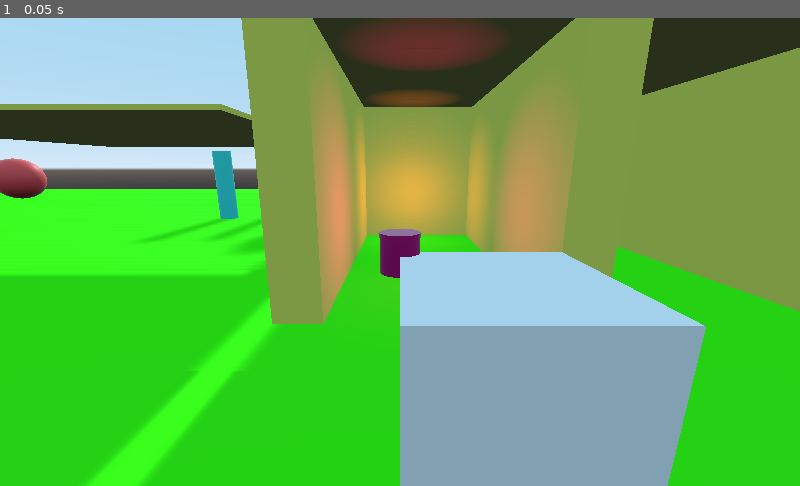
Above: before the commit, frame 1.
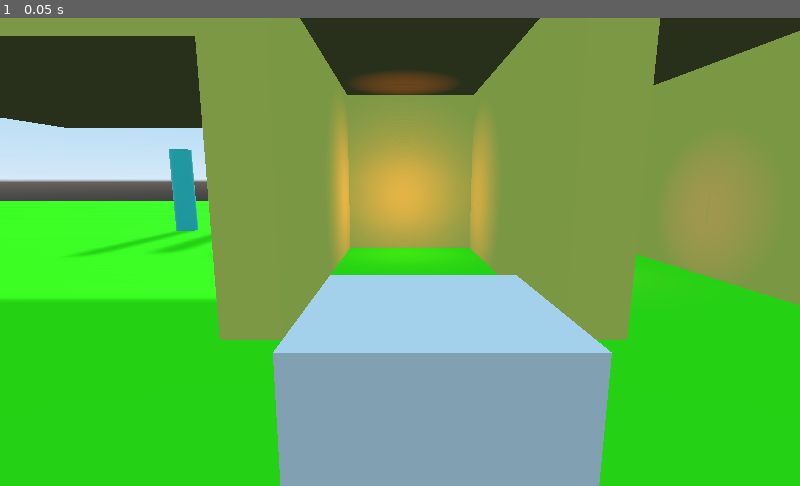
Above: after the commit, the same moment.

Repository: binaryorange/ECC
Game: Godot game, scene res://Testing.tscn
Two runs of this game, one before a commit and one after it. Both use one fixed random seed, a clock stepped at 60 frames per second and the inputs below.
Inputs:
- Up to frame 1 (0.05 s): no input

The runs differ from the first frame. In frame 1, 40% of the frame differs, in the area x 0-100%, y 0-100%.

Commit message:
REFACTOR: Changed a lot of shit
Exactly what it says in the description.

Diff:
--- a/ECC_Controller.gd
+++ b/ECC_Controller.gd
@@ -19,9 +19,17 @@
 # so that we don't clip to ourselves!
 export (NodePath) var ClipCameraException
 
+# this will capture our raycast node
+export (NodePath) var RayCastNode
+
+export (NodePath) var RaycastPoint
+
 # export our zoom levels in an array
 export(Array, NodePath) var ZoomLevels
 
+# export our lerpweight for the camera
+export (float) var LerpWeight = 0.03
+
 # export our rotational speed
 export (float) var RotationSpeed = 2.0
 
@@ -29,11 +37,20 @@
 export (float) var MaxOccludeDistance = 5.0
 
 # export our max and min camera angles
-export (float) var MaxCameraAngle = 35
-export (float) var MinCameraAngle = -70
+export (float) var MaxCameraAngle = 70
+export (float) var MinCameraAngle = -35
 
 # export our clip offset multiplier
 export (float) var ClipOffsetMultiplier = 1
+
+# export our view cam distance modifier
+export (float) var ViewCamDistanceModifier = 0.15
+
+export (Vector3) var RayCastCastDistance
+
+# allow the user to determine if there will be smoothing when pulling ahead
+export (bool) var EnablePullAheadSmoothing = false
+export (float) var PullAheadWeight = 0.2
 
 
 # our local variables
@@ -42,13 +59,17 @@
 var zoom : int = 0
 var clip_cam
 var view_cam
-var is_clipping : bool = false
+var is_clipping : bool = true
 var y_gimbal
 var x_gimbal
 var max_zoom_level
-
-
-
+var zoom_level_array = []
+var gimbal_offset
+var raycast
+var raycast_point
+
+# hide these when we are running the game
+var helper_mesh
 
 # Called when the node enters the scene tree for the first time.
 func _ready():
@@ -56,19 +77,43 @@
 	# grab our nodes
 	y_gimbal = self
 	x_gimbal = $"X Gimbal"
-
 	view_cam = get_node(ViewCamera)
 	clip_cam = get_node(ClipCamera)
-
-	# first set as top level
-
-	pass # Replace with function body.
+	helper_mesh = $"X Gimbal/HelperMesh"
+	raycast = get_node(RayCastNode)
+	raycast_point = get_node(RaycastPoint)
+
+	# set our helper meshes to be invisible
+	helper_mesh.visible = false
+
+	# set gimbal as top level
+	self.set_as_toplevel(true)
+
+	# store the offset of the gimbal relative to its parent node
+	gimbal_offset = self.transform.origin - get_parent().transform.origin
+
+	# add the zoom nodes to the array
+	for z in ZoomLevels.size():
+		zoom_level_array.insert(z, get_node(ZoomLevels[z]).transform.origin.z)
+
+
+	# ensure we set the max zoom level for the zoom array
+	max_zoom_level = ZoomLevels.size()
+
+	# set the default zoom level of the cameras
+	clip_cam.transform.origin.z = zoom_level_array[0]
+	view_cam.transform.origin.z += ViewCamDistanceModifier
+
+	# add the ClipCameraException node
+	clip_cam.add_exception(get_node(ClipCameraException))
+	raycast.add_exception(get_node(ClipCameraException))
 
 # Called every frame. 'delta' is the elapsed time since the previous frame.
 func _process(delta):
 	_get_input()
 	_update_camera(delta)
 
+# get our input for the camera
 func _get_input():
 	# store the right movement
 	cam_right = Input.get_action_strength("cam_look_right") - Input.get_action_strength("cam_look_left")
@@ -76,8 +121,25 @@
 	# store the up movement
 	cam_up = Input.get_action_strength("cam_look_down") - Input.get_action_strength("cam_look_up")
 
-
+	# zoom the camera
+	if Input.is_action_just_pressed("zoom"):
+
+		# check that the zoom level isn't past the cap
+		if zoom >= max_zoom_level - 1:
+			zoom = 0
+		else:
+			zoom += 1
+
+		print(zoom)
+
+# update the camera's position and rotation
 func _update_camera(delta):
+
+	# position the gimbal to the player's position, plus the position of the gimbal
+	self.transform.origin = get_parent().transform.origin + gimbal_offset
+
+	# position the clip cam
+	clip_cam.transform.origin.z = zoom_level_array[zoom]
 
 	# clamp the x rotation
 	var x_gimbal_rotation = x_gimbal.rotation_degrees
@@ -87,3 +149,59 @@
 	# set the rotational values of the gimbals
 	self.rotate_y(cam_right * RotationSpeed * delta)
 	x_gimbal.rotate_x(cam_up * RotationSpeed * delta)
+
+	# now check for occluding geometry
+	_check_for_occlusion()
+
+# check for occluding objects by casting a ray back to the player
+func _check_for_occlusion():
+	# store the gimbal's x rotation
+	var x_rot = x_gimbal.rotation_degrees.x
+
+	# cast a ray from the RayCast node
+	raycast.set_cast_to(RayCastCastDistance)
+
+	# check if it's hitting anything
+	if raycast.is_colliding():
+		if !raycast.get_collider().is_in_group("Player"):
+			print("hit " + raycast.get_collider().name)
+
+			var hit_pos = raycast.get_collision_point()
+			var difference = (view_cam.global_transform.origin - hit_pos)
+			var distance = difference.length()
+
+			if distance < MaxOccludeDistance:
+				is_clipping = true
+			else:
+				# check to see if we are rotating the camera. if we aren't, clip then
+				if cam_right == 0 and cam_up == 0:
+					is_clipping = true
+				else:
+					is_clipping = false
+	else:
+		# otherwise, always make sure we clip!
+		is_clipping = true
+
+	# if we are clipping, set the view cam's local z to the clip cam's information
+	if is_clipping:
+
+		# get the clip cam's clip offset
+		var clip_offset = clip_cam.get_clip_offset()
+
+		# set the view cam's position
+		if clip_offset > 0:
+
+			# smooth out the clipping of the camera
+			if EnablePullAheadSmoothing:
+				view_cam.transform.origin.z = lerp(view_cam.transform.origin.z,
+				zoom_level_array[zoom] + ViewCamDistanceModifier + clip_offset * ClipOffsetMultiplier,
+				PullAheadWeight)
+			else:
+
+				# instantly clip to show the target
+				view_cam.transform.origin.z = zoom_level_array[zoom] + ViewCamDistanceModifier + clip_offset * ClipOffsetMultiplier
+
+		else:
+			view_cam.transform.origin.z = lerp(view_cam.transform.origin.z,
+			zoom_level_array[zoom] + ViewCamDistanceModifier,
+			LerpWeight)
--- a/TestPlayer.tscn
+++ b/TestPlayer.tscn
@@ -12,42 +12,60 @@
 
 [sub_resource type="CapsuleMesh" id=3]
 
-[sub_resource type="CylinderMesh" id=4]
+[sub_resource type="CylinderMesh" id=7]
 
 [node name="TestPlayer" type="KinematicBody" groups=[
 "Player",
 ]]
 script = ExtResource( 2 )
 
-[node name="CollisionShape" type="CollisionShape" parent="."]
+[node name="CollisionShape" type="CollisionShape" parent="." groups=[
+"Player",
+]]
 shape = SubResource( 1 )
 
-[node name="Body" type="MeshInstance" parent="."]
+[node name="Body" type="MeshInstance" parent="." groups=[
+"Player",
+]]
 mesh = SubResource( 2 )
 material/0 = null
 
-[node name="Nose" type="MeshInstance" parent="Body"]
+[node name="Nose" type="MeshInstance" parent="Body" groups=[
+"Player",
+]]
 transform = Transform( 0.5, 0, 0, 0, 0.5, 0, 0, 0, 0.25, 0, 1.25, 1 )
 mesh = SubResource( 3 )
 material/0 = null
 
-[node name="DebugCamera" type="Camera" parent="."]
-transform = Transform( -4.37114e-008, 0, 1, 0, 1, 0, -1, 0, -4.37114e-008, 16.31, 3, -5.48363e-006 )
-current = true
-
-[node name="Y Gimbal" type="Spatial" parent="."]
-transform = Transform( 1, 0, 0, 0, 1, 0, 0, 0, 1, 1, 2, 1 )
+[node name="Y Gimbal" type="Spatial" parent="." groups=[
+"Player",
+]]
+transform = Transform( 1, 0, 0, 0, 1, 0, 0, 0, 1, 0.25, 2, 0.25 )
 script = ExtResource( 3 )
 ViewCamera = NodePath("X Gimbal/ViewCamera")
 ClipCamera = NodePath("X Gimbal/ClipCameraTarget/ClippedCamera")
 ClipCameraException = NodePath("..")
+RayCastNode = NodePath("X Gimbal/RayCast")
+RaycastPoint = NodePath("X Gimbal/ClipCameraTarget/RaycastPoint")
 ZoomLevels = [ NodePath("X Gimbal/ClipCameraTarget/Zoom1"), NodePath("X Gimbal/ClipCameraTarget/Zoom2"), NodePath("X Gimbal/ClipCameraTarget/Zoom3") ]
+RotationSpeed = 1.75
+MaxOccludeDistance = 3.0
+MaxCameraAngle = 70.0
+MinCameraAngle = -45.0
+ClipOffsetMultiplier = 1.0
+ViewCamDistanceModifier = 1.5
+RayCastCastDistance = Vector3( 0, 0, 9 )
+EnablePullAheadSmoothing = true
 
-[node name="X Gimbal" type="Spatial" parent="Y Gimbal"]
+[node name="X Gimbal" type="Spatial" parent="Y Gimbal" groups=[
+"Player",
+]]
 
-[node name="HelperMesh" type="MeshInstance" parent="Y Gimbal/X Gimbal"]
+[node name="HelperMesh" type="MeshInstance" parent="Y Gimbal/X Gimbal" groups=[
+"Player",
+]]
 transform = Transform( 0.25, 0, 0, 0, 0.25, 0, 0, 0, 0.25, 0, 0, 0 )
-mesh = SubResource( 4 )
+mesh = SubResource( 7 )
 material/0 = ExtResource( 1 )
 __meta__ = {
 "_editor_description_": "This HelperMesh represents the gimbal setup's CENTER, and thus its ZERO POSITION.
@@ -56,9 +74,13 @@
 "
 }
 
-[node name="ViewCamera" type="Camera" parent="Y Gimbal/X Gimbal"]
-transform = Transform( -1, -7.88282e-008, 3.16162e-007, 0, 0.970296, 0.241922, -3.25841e-007, 0.241922, -0.970296, 0, 1, -4 )
+[node name="ViewCamera" type="Camera" parent="Y Gimbal/X Gimbal" groups=[
+"Player",
+]]
+transform = Transform( -1, 5.65818e-008, -3.20891e-007, 0, 0.984808, 0.173648, 3.25841e-007, 0.173648, -0.984808, 0, 1, -5 )
 current = true
+fov = 60.0
+near = 0.01
 __meta__ = {
 "_editor_description_": "This is the camera that actually sees the player.
 
@@ -67,18 +89,41 @@
 Make sure it matches the rotational "
 }
 
-[node name="ClipCameraTarget" type="Spatial" parent="Y Gimbal/X Gimbal"]
+[node name="RayCast" type="RayCast" parent="Y Gimbal/X Gimbal"]
+transform = Transform( 1, 0, 0, 0, 1, 0, 0, 0, 1, 0, 0, -9 )
+enabled = true
+cast_to = Vector3( 0, 0, 5 )
 
-[node name="ClippedCamera" type="ClippedCamera" parent="Y Gimbal/X Gimbal/ClipCameraTarget"]
-transform = Transform( -1, 7.88282e-008, -3.16162e-007, 0, 0.970296, 0.241922, 3.25841e-007, 0.241922, -0.970296, 0, 1, -4 )
+[node name="ClipCameraTarget" type="Spatial" parent="Y Gimbal/X Gimbal" groups=[
+"Player",
+]]
+
+[node name="ClippedCamera" type="ClippedCamera" parent="Y Gimbal/X Gimbal/ClipCameraTarget" groups=[
+"Player",
+]]
+transform = Transform( -1, 5.65818e-008, -3.20891e-007, 0, 0.984808, 0.173648, 3.25841e-007, 0.173648, -0.984808, 3.27826e-007, 1, -5 )
 doppler_tracking = 1
+fov = 60.0
+near = 0.01
+margin = 10.0
 process_mode = 1
 
-[node name="Zoom1" type="Position3D" parent="Y Gimbal/X Gimbal/ClipCameraTarget"]
-transform = Transform( 1, 0, 0, 0, 1, 0, 0, 0, 1, 0, 0, -4 )
+[node name="RaycastPoint" type="Position3D" parent="Y Gimbal/X Gimbal/ClipCameraTarget"]
 
-[node name="Zoom2" type="Position3D" parent="Y Gimbal/X Gimbal/ClipCameraTarget"]
-transform = Transform( 1, 0, 0, 0, 1, 0, 0, 0, 1, 0, 0, -8 )
+[node name="Zoom1" type="Position3D" parent="Y Gimbal/X Gimbal/ClipCameraTarget" groups=[
+"Player",
+]]
+transform = Transform( 1, 0, 0, 0, 1, 0, 0, 0, 1, 0, 1, -5 )
 
-[node name="Zoom3" type="Position3D" parent="Y Gimbal/X Gimbal/ClipCameraTarget"]
-transform = Transform( 1, 0, 0, 0, 1, 0, 0, 0, 1, 0, 0, -12 )
+[node name="Zoom2" type="Position3D" parent="Y Gimbal/X Gimbal/ClipCameraTarget" groups=[
+"Player",
+]]
+transform = Transform( 1, 0, 0, 0, 1, 0, 0, 0, 1, 0, 1, -9 )
+
+[node name="Zoom3" type="Position3D" parent="Y Gimbal/X Gimbal/ClipCameraTarget" groups=[
+"Player",
+]]
+transform = Transform( 1, 0, 0, 0, 1, 0, 0, 0, 1, 0, 1, -13 )
+
+[node name="Camera" type="Camera" parent="."]
+transform = Transform( -4.37114e-008, 0, 1, 0, 1, 0, -1, 0, -4.37114e-008, 7, 4, 4.37114e-007 )
--- a/Testing.tscn
+++ b/Testing.tscn
@@ -1,8 +1,7 @@
-[gd_scene load_steps=14 format=2]
+[gd_scene load_steps=11 format=2]
 
 [ext_resource path="res://TestPlayer.tscn" type="PackedScene" id=1]
 [ext_resource path="res://lightblue.tres" type="Material" id=2]
-[ext_resource path="res://lightred.tres" type="Material" id=3]
 
 [sub_resource type="SpatialMaterial" id=1]
 albedo_color = Color( 0.219608, 1, 0, 1 )
@@ -10,11 +9,6 @@
 [sub_resource type="CubeMesh" id=2]
 
 [sub_resource type="BoxShape" id=3]
-
-[sub_resource type="SphereMesh" id=4]
-material = ExtResource( 3 )
-
-[sub_resource type="SphereShape" id=5]
 
 [sub_resource type="CubeMesh" id=6]
 
@@ -31,7 +25,7 @@
 [node name="Testing" type="Spatial"]
 
 [node name="Floor" type="MeshInstance" parent="."]
-transform = Transform( 100, 0, 0, 0, 0.1, 0, 0, 0, 100, 0, 0, 0 )
+transform = Transform( 100, 0, 0, 0, 0.5, 0, 0, 0, 100, 0, -0.5, 0 )
 material_override = SubResource( 1 )
 mesh = SubResource( 2 )
 material/0 = null
@@ -42,54 +36,14 @@
 shape = SubResource( 3 )
 
 [node name="TestPlayer" parent="." instance=ExtResource( 1 )]
-transform = Transform( 1, 0, 0, 0, 1, 0, 0, 0, 1, -17, 3, -29 )
+transform = Transform( 1, 0, 0, 0, 1, 0, 0, 0, 1, -17, 2, -29 )
 
 [node name="DirectionalLight" type="DirectionalLight" parent="."]
 transform = Transform( 1, 0, 0, 0, 0.866025, 0.5, 0, -0.5, 0.866025, 0, 7, 0 )
 shadow_enabled = true
 
-[node name="Sphere" type="MeshInstance" parent="."]
-transform = Transform( 2, 0, 0, 0, 2, 0, 0, 0, 2, -5, 5, 3 )
-mesh = SubResource( 4 )
-material/0 = null
-
-[node name="StaticBody" type="StaticBody" parent="Sphere"]
-
-[node name="CollisionShape" type="CollisionShape" parent="Sphere/StaticBody"]
-shape = SubResource( 5 )
-
-[node name="Sphere2" type="MeshInstance" parent="Sphere"]
-transform = Transform( 1, 0, 0, 0, 1, 0, 0, 0, 1, 14, 0, 0 )
-mesh = SubResource( 4 )
-material/0 = null
-
-[node name="StaticBody" type="StaticBody" parent="Sphere/Sphere2"]
-
-[node name="CollisionShape" type="CollisionShape" parent="Sphere/Sphere2/StaticBody"]
-shape = SubResource( 5 )
-
-[node name="Sphere4" type="MeshInstance" parent="Sphere"]
-transform = Transform( 1, 0, 0, 0, 1, 0, 0, 0, 1, -2, 0, -3.5 )
-mesh = SubResource( 4 )
-material/0 = null
-
-[node name="StaticBody" type="StaticBody" parent="Sphere/Sphere4"]
-
-[node name="CollisionShape" type="CollisionShape" parent="Sphere/Sphere4/StaticBody"]
-shape = SubResource( 5 )
-
-[node name="Sphere3" type="MeshInstance" parent="Sphere"]
-transform = Transform( 1, 0, 0, 0, 1, 0, 0, 0, 1, 14, 0, -3.5 )
-mesh = SubResource( 4 )
-material/0 = null
-
-[node name="Sphere 3" type="StaticBody" parent="Sphere/Sphere3"]
-
-[node name="CollisionShape" type="CollisionShape" parent="Sphere/Sphere3/Sphere 3"]
-shape = SubResource( 5 )
-
 [node name="Ceiling" type="MeshInstance" parent="."]
-transform = Transform( 10, 0, 0, 0, 0.1, 0, 0, 0, 10, 0, 8, -10 )
+transform = Transform( 10, 0, 0, 0, 1, 0, 0, 0, 10, -1, 10, -10 )
 mesh = SubResource( 6 )
 material/0 = SubResource( 7 )
 __meta__ = {
@@ -203,7 +157,7 @@
 omni_range = 7.9
 
 [node name="OmniLight2" type="OmniLight" parent="."]
-transform = Transform( 1, 0, 0, 0, 1, 0, 0, 0, 1, -17, 4, -16 )
+transform = Transform( 1, 0, 0, 0, 1, 0, 0, 0, 1, -26.412, 3.4203, -10.7928 )
 light_color = Color( 1, 0, 0.913725, 1 )
 shadow_enabled = true
 omni_range = 7.9
